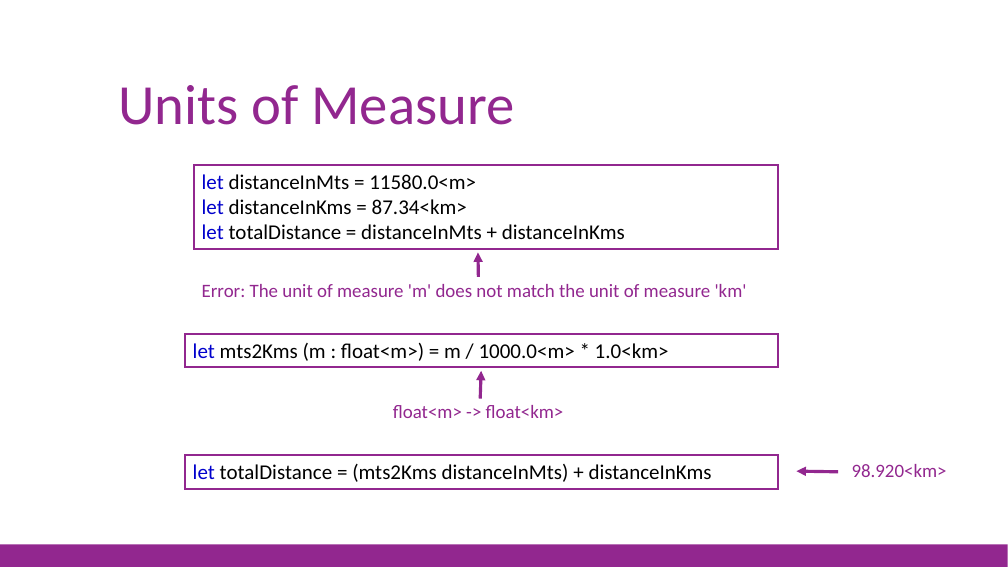
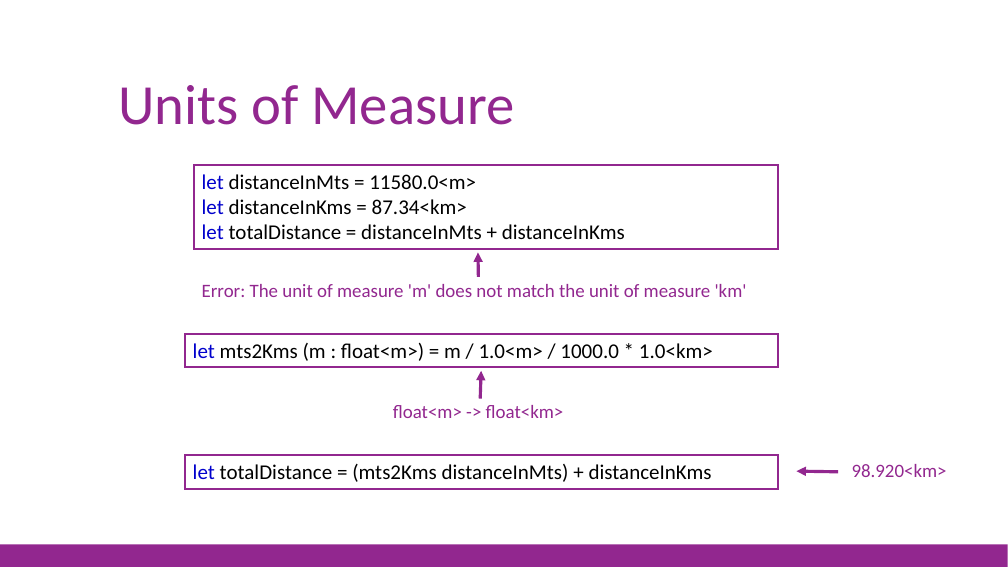
Before and after one commit to jorgef/fsharpworkshop, a slide deck: slide 55 of FSharpWorkshop_Slides.pptx. Drawn at 1008x567 pixels with LibreOffice and Linux fonts; fonts in the diff are those of the drawing. Boxes give left, top, right and bottom in pixels: in the first picture for what was removed or moved away, otherwise in the second. Text is boxed around its words. In the diff, an @@ line names an element or a change of style, - is before the commit and + after.

```diff
--- a/FSharpWorkshop_Slides.pptx
+++ b/FSharpWorkshop_Slides.pptx
@@ text in rectangle at [193,343,713,361]: text changed @@
-let mts2Kms (m : float<m>) = m / 1000.0<m> * 1.0<km>
+let mts2Kms (m : float<m>) = m / 1.0<m> / 1000.0 * 1.0<km>
```
Also in this commit, not shown: 14 other slides changed, 3 other files.
